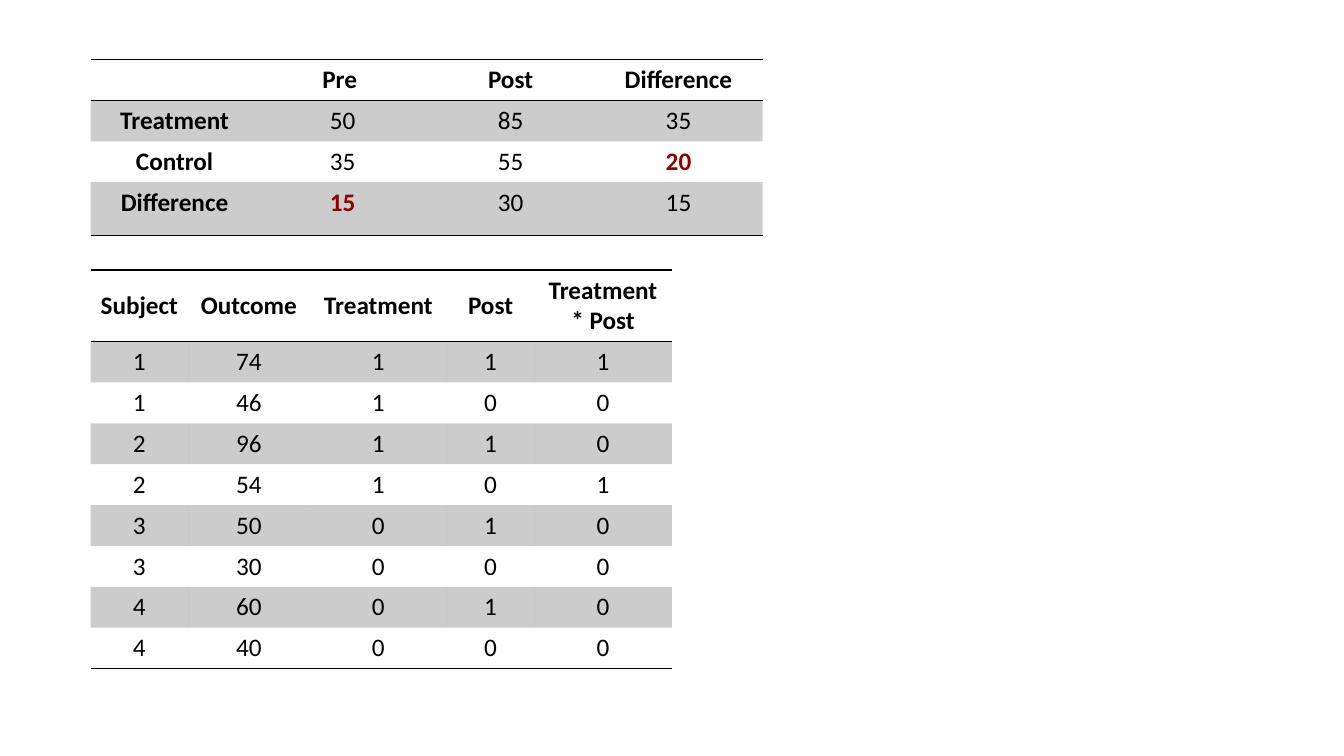
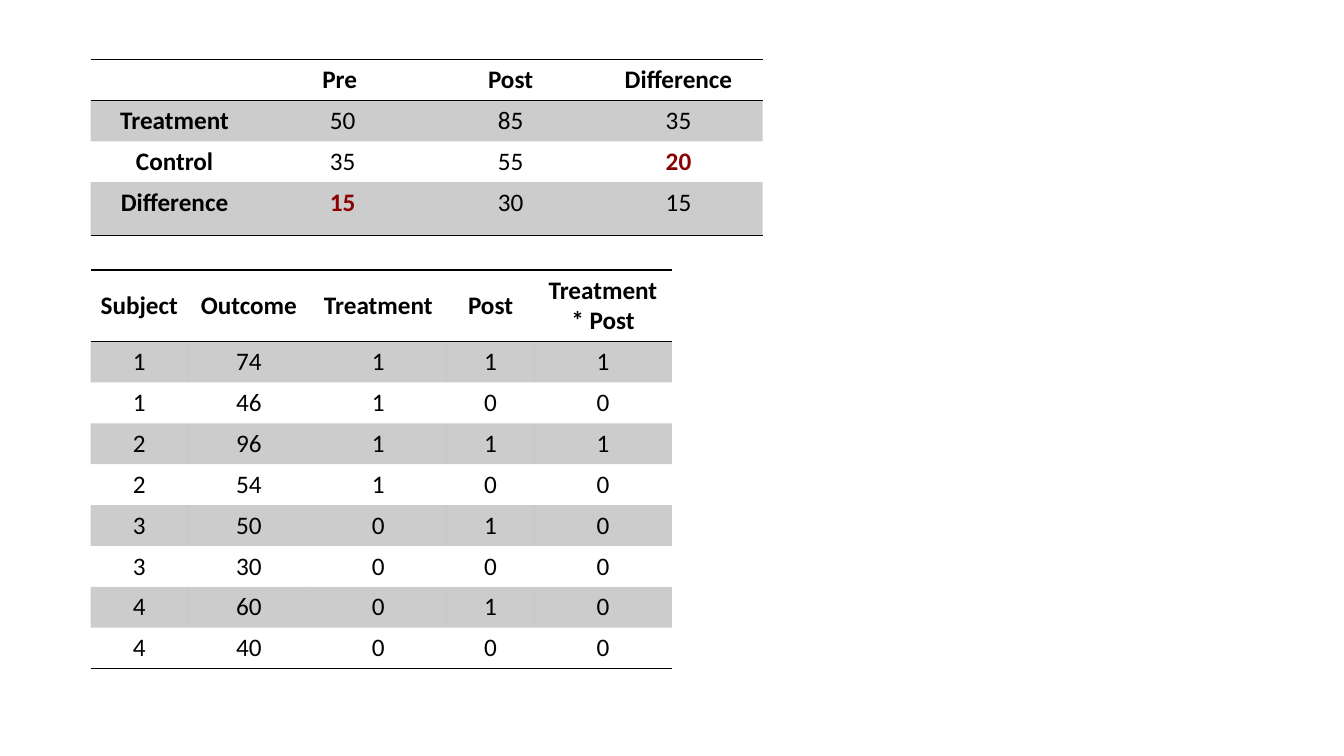
Before and after one commit to DS4PS/pe4ps-textbook, a slide deck: slide 3 of FIGURE/DiffInDiff/DiffInDiff.pptx. Drawn at 1344x756 pixels with LibreOffice and Linux fonts; fonts in the diff are those of the drawing. Boxes give left, top, right and bottom in pixels: in the first picture for what was removed or moved away, otherwise in the second. Text is boxed around its words. In the diff, an @@ line names an element or a change of style, - is before the commit and + after.

```diff
--- a/FIGURE/DiffInDiff/DiffInDiff.pptx
+++ b/FIGURE/DiffInDiff/DiffInDiff.pptx
@@ table at box(91, 270, 673, 667) @@
-row 4, column 5: 0
+row 4, column 5: 1
-row 5, column 5: 1
+row 5, column 5: 0
```
Also in this commit, not shown: 1 other file.
